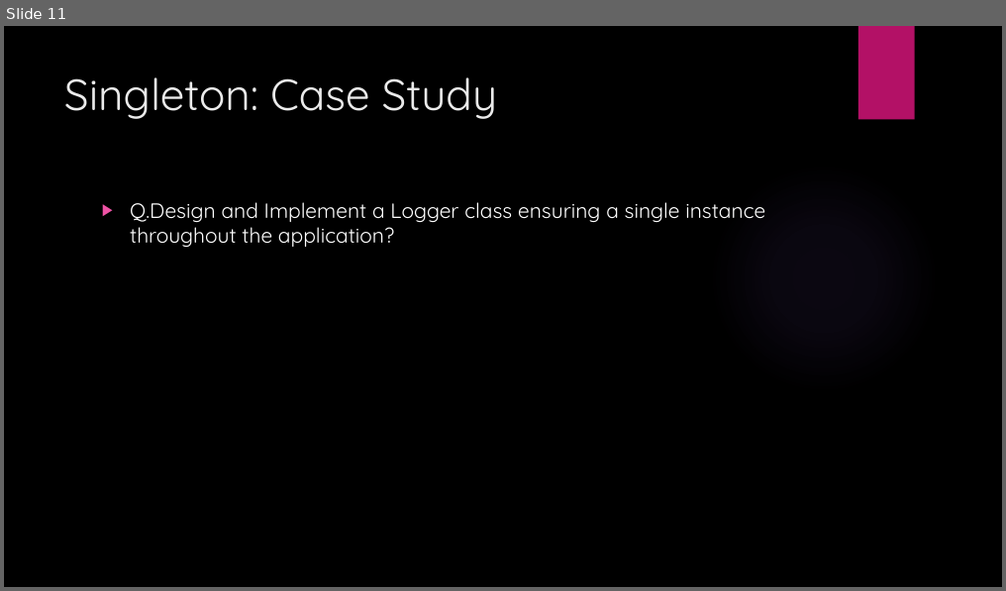
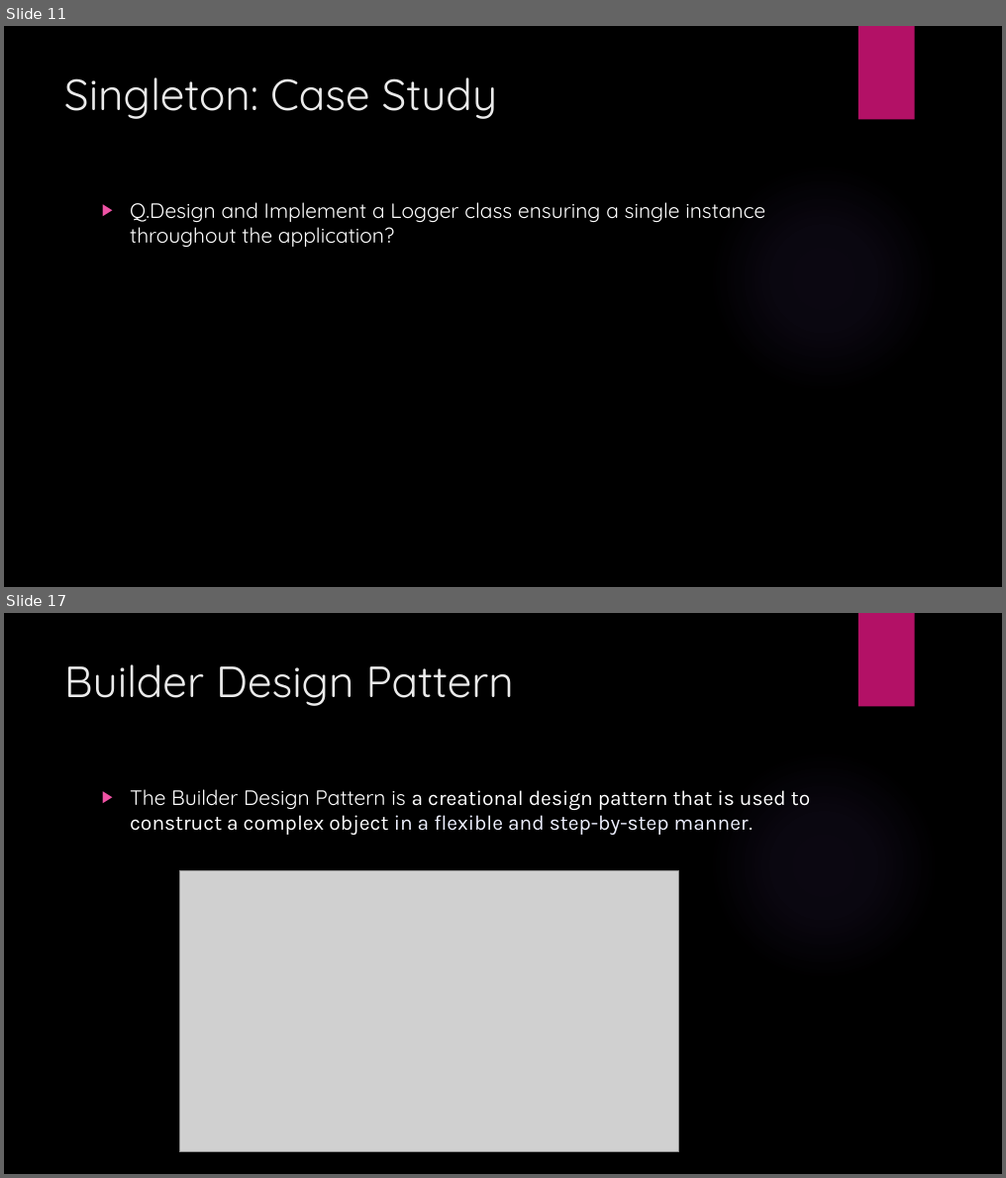
Before and after one commit to coderameen/Software-Architecture-and-Design-Patterns-in-Python-and-StarUML-Tool, a slide deck: Software Design Patterns PPT.pptx. Shown one above the other, each under a label of ours: slide 11 before the commit, slides 11 and 17 after it; the slides between them are not shown. The pictures are 1006x591 and 1006x1178 pixels, drawn with LibreOffice and Linux fonts; fonts in the diff are those of the drawing; grey boxes stand for pictures; background and template pictures are left out. Boxes give left, top, right and bottom in pixels: in the first picture for what was removed or moved away, otherwise in the second. Text is boxed around its words. In the diff, an @@ line names an element or a change of style, - is before the commit and + after.

Commit message:
added Design pattern PPT

```diff
--- a/Software Design Patterns PPT.pptx
+++ b/Software Design Patterns PPT.pptx
@@ slide 17 added at (x1=4, y1=613, x2=1002, y2=1174), background picture (left out); not listed: 2 template elements that a slide beside it also shows @@
@@ title added at (x1=64, y1=664, x2=514, y2=706), 42 pt, text #EBEBEB @@
+Builder Design Pattern
@@ text added at (x1=130, y1=789, x2=810, y2=835), 20 pt, text #FFFFFF @@
+▶ The Builder Design Pattern is a creational design pattern that is used to construct a complex object in a flexible and step-by-step manner.
@@ picture added at (x1=179, y1=870, x2=678, y2=1152) @@
```
Also in this commit, not shown: 6 slides changed, 15 other slides added.
